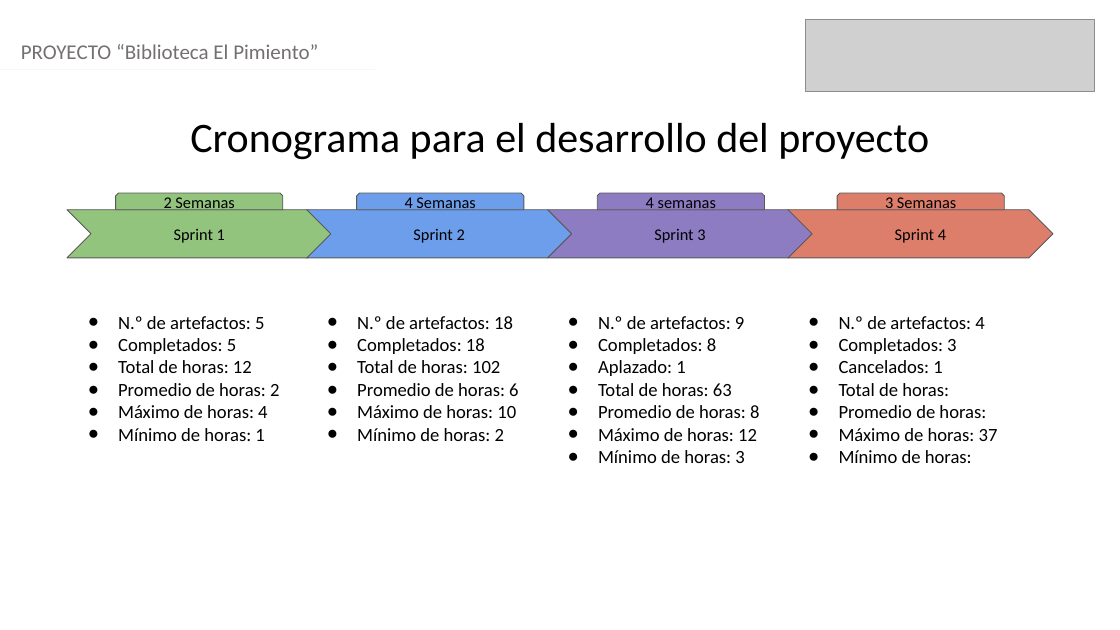
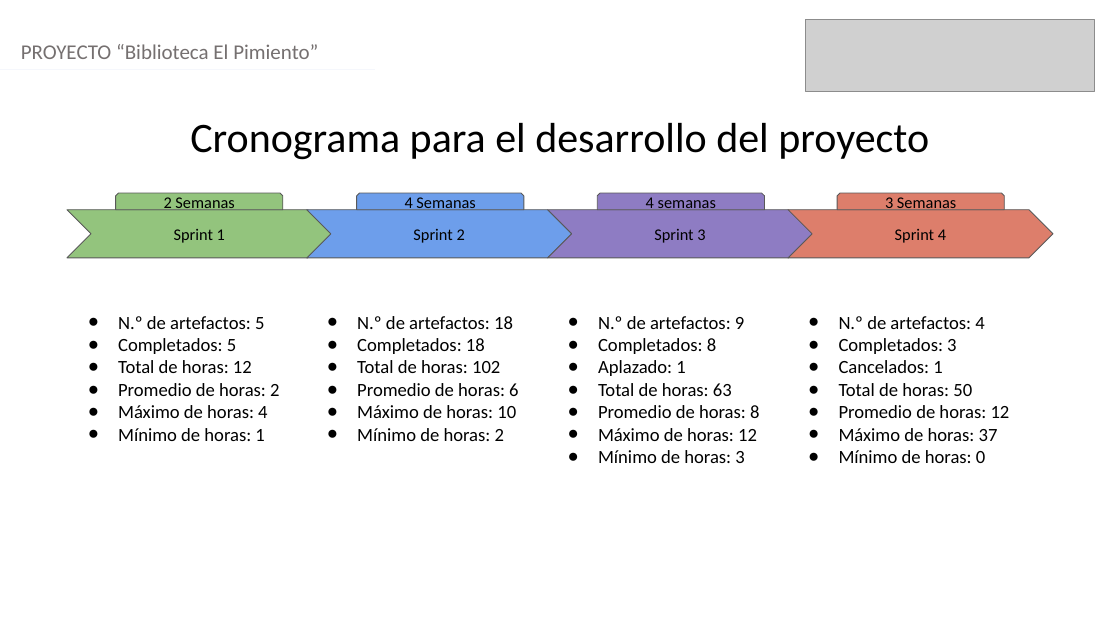
Before and after one commit to kappita3000/Proyecto-Biblioteca-Elpimiento, a slide deck: slide 7 of Fase 3/Evidencias Grupales/presentacion final del proyecto (espanol).pptx. Drawn at 1120x630 pixels with LibreOffice and Linux fonts; fonts in the diff are those of the drawing; grey boxes stand for pictures. Boxes give left, top, right and bottom in pixels: in the first picture for what was removed or moved away, otherwise in the second. Text is boxed around its words. In the diff, an @@ line names an element or a change of style, - is before the commit and + after.

Commit message:
Actualizacion menor ppt

```diff
--- a/Fase 3/Evidencias Grupales/presentacion final del proyecto (espanol).pptx
+++ b/Fase 3/Evidencias Grupales/presentacion final del proyecto (espanol).pptx
@@ text at (x1=839, y1=383, x2=1010, y2=418): text changed @@
-● Total de horas:
-● Promedio de horas:
+● Total de horas: 50
+● Promedio de horas: 12
@@ text at (x1=839, y1=450, x2=985, y2=463): text changed @@
-● Mínimo de horas:
+● Mínimo de horas: 0
```
